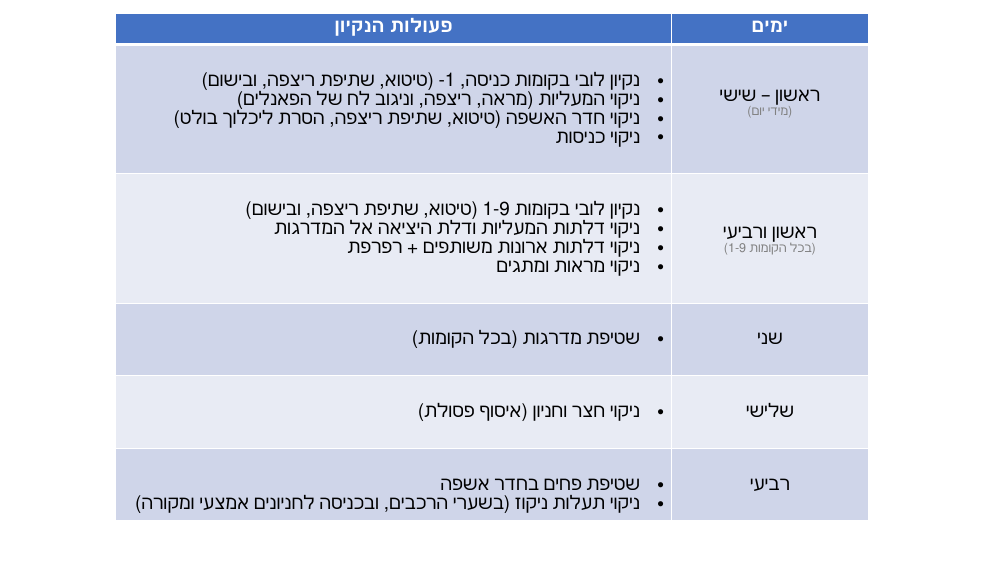
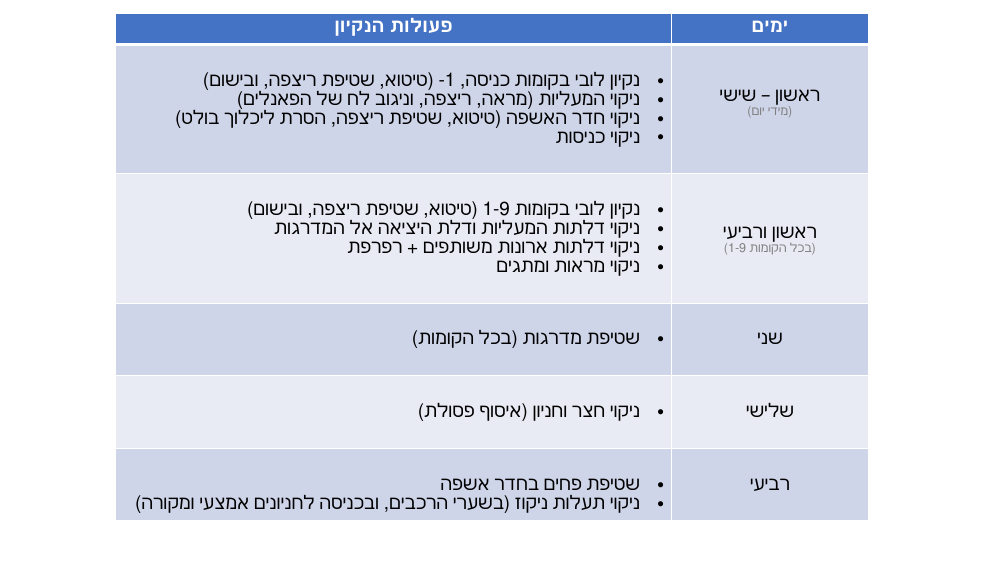
Before and after one commit to Tavori2/data, a slide deck: slide 1 of img/cleanning/לוז נקיון.pptx. Drawn at 1008x567 pixels with LibreOffice and Linux fonts; fonts in the diff are those of the drawing. Boxes give left, top, right and bottom in pixels: in the first picture for what was removed or moved away, otherwise in the second. Text is boxed around its words. In the diff, an @@ line names an element or a change of style, - is before the commit and + after.

```diff
--- a/img/cleanning/לוז נקיון.pptx
+++ b/img/cleanning/לוז נקיון.pptx
@@ table at box(116, 14, 869, 559) @@
-row 2, column 1: נקיון לובי בקומות כניסה, 1- (טיטוא, שתיפת ריצפה, ובישום) / ניקוי המעליות (מראה, ריצפה, וניגוב לח של הפאנלים) / ניקוי חדר האשפה (טיטוא, שתיפת ריצפה, הסרת ליכלוך בולט) / ניקוי כניסות
+row 2, column 1: נקיון לובי בקומות כניסה, 1- (טיטוא, שטיפת ריצפה, ובישום) / ניקוי המעליות (מראה, ריצפה, וניגוב לח של הפאנלים) / ניקוי חדר האשפה (טיטוא, שטיפת ריצפה, הסרת ליכלוך בולט) / ניקוי כניסות
-row 3, column 1: נקיון לובי בקומות 1-9 (טיטוא, שתיפת ריצפה, ובישום) / ניקוי דלתות המעליות ודלת היציאה אל המדרגות / ניקוי דלתות ארונות משותפים + רפרפת / ניקוי מראות ומתגים
+row 3, column 1: נקיון לובי בקומות 1-9 (טיטוא, שטיפת ריצפה, ובישום) / ניקוי דלתות המעליות ודלת היציאה אל המדרגות / ניקוי דלתות ארונות משותפים + רפרפת / ניקוי מראות ומתגים
```
Also in this commit, not shown: 1 other file.
